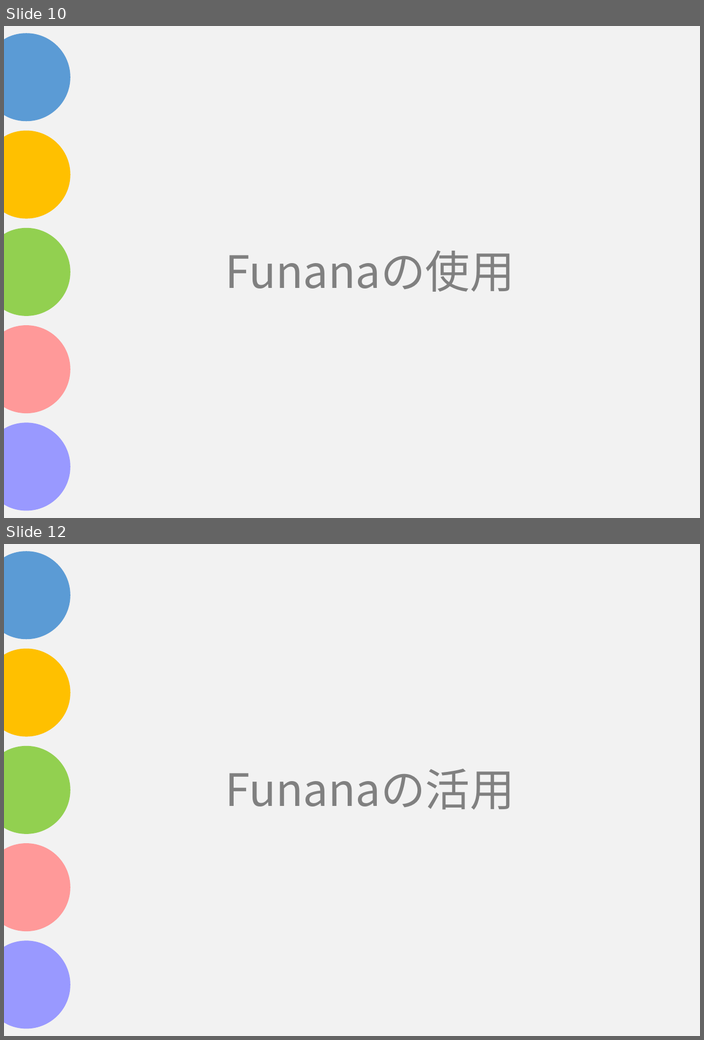
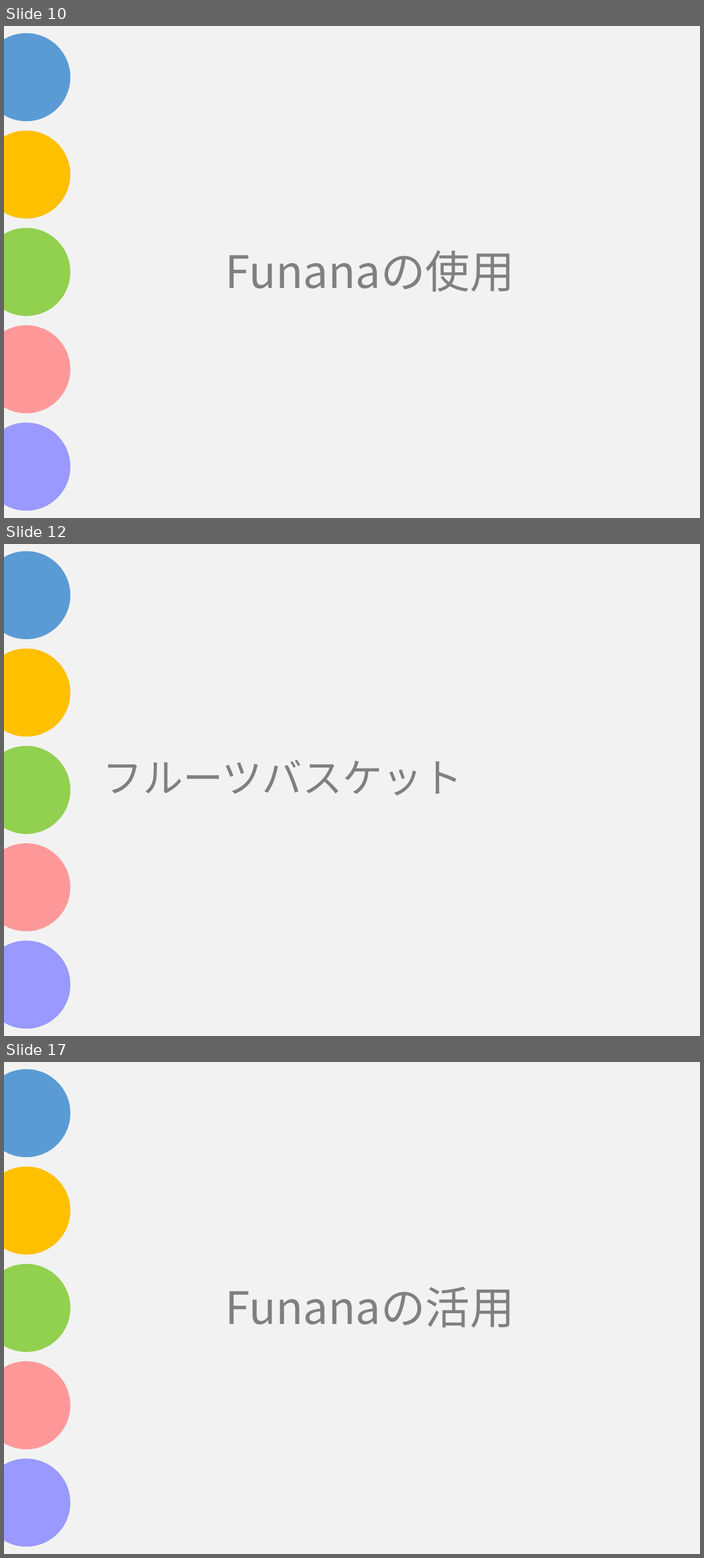
Before and after one commit to asojketest1/test, a slide deck: Funanaプレゼン.pptx. Shown one above the other, each under a label of ours: slides 10 and 12 before the commit, slides 10, 12 and 17 after it; the slides between them are not shown. The pictures are 704x1040 and 704x1558 pixels, drawn with LibreOffice and Linux fonts; fonts in the diff are those of the drawing. Boxes give left, top, right and bottom in pixels: in the first picture for what was removed or moved away, otherwise in the second. Text is boxed around its words. In the diff, an @@ line names an element or a change of style, - is before the commit and + after.

```diff
--- a/Funanaプレゼン.pptx
+++ b/Funanaプレゼン.pptx
@@ slide 12 added at box(4, 544, 700, 1036), background #FFFFFF; not listed: 6 template elements that a slide beside it also shows @@
@@ title added at box(103, 759, 462, 795), 48.5 pt, text #808080 @@
+フルーツバスケット
@@ what was slide 12 is now slide 17 @@
```
Also in this commit, not shown: 3 slides changed, 5 other slides added, 1 slide removed, 2 other files.
